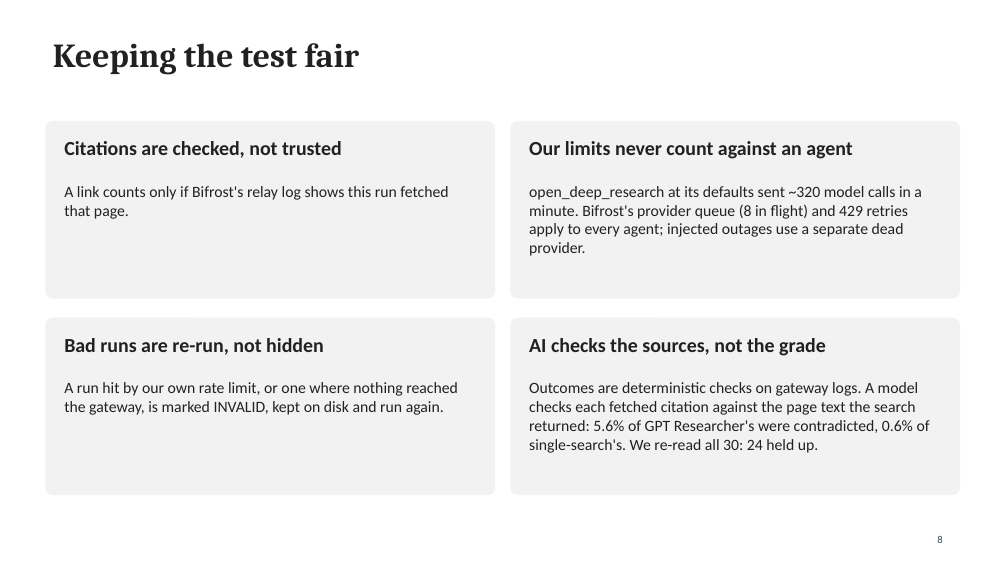
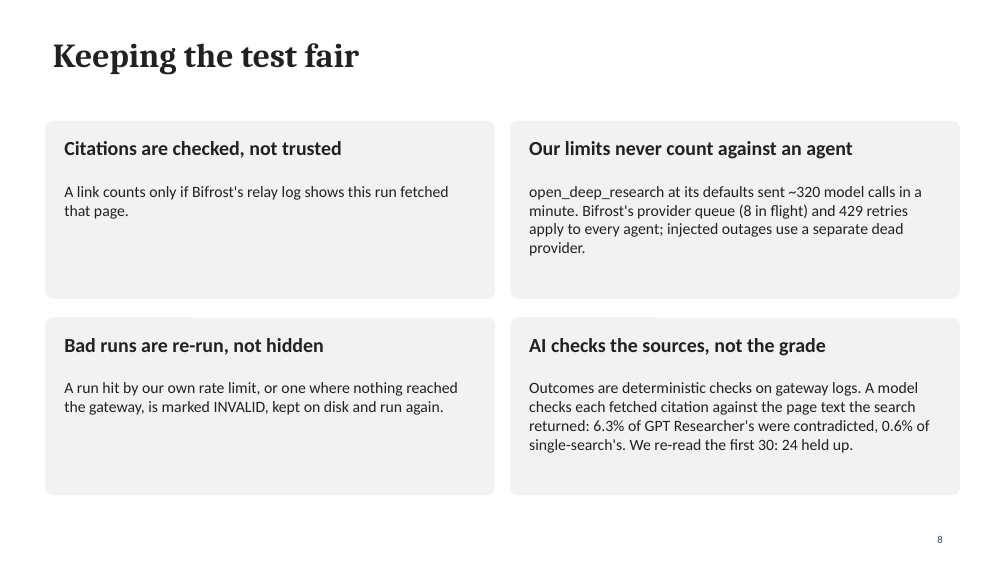
Before and after one commit to kinnuworks/moose-test, a slide deck: slide 8 of deck/moose-test.pptx. Drawn at 1008x567 pixels with LibreOffice and Linux fonts; fonts in the diff are those of the drawing. Boxes give left, top, right and bottom in pixels: in the first picture for what was removed or moved away, otherwise in the second. Text is boxed around its words. In the diff, an @@ line names an element or a change of style, - is before the commit and + after.

Commit message:
Deck: 514 runs, open_deep_research normal day, planted false result, source-check totals

```diff
--- a/deck/moose-test.pptx
+++ b/deck/moose-test.pptx
@@ text at <box>529,382,930,453</box>: text changed @@
-Outcomes are deterministic checks on gateway logs. A model checks each fetched citation against the page text the search returned: 5.6% of GPT Researcher's were contradicted, 0.6% of single-search's. We re-read all 30: 24 held up.
+Outcomes are deterministic checks on gateway logs. A model checks each fetched citation against the page text the search returned: 6.3% of GPT Researcher's were contradicted, 0.6% of single-search's. We re-read the first 30: 24 held up.
```
Also in this commit, not shown: 1 other slide changed, 1 other file.
